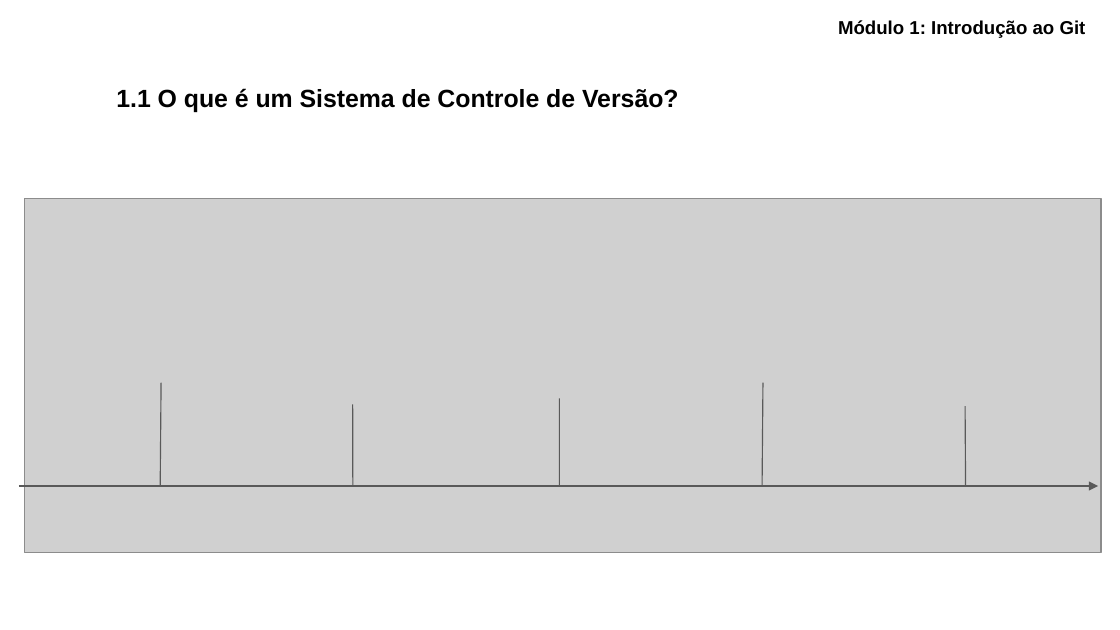
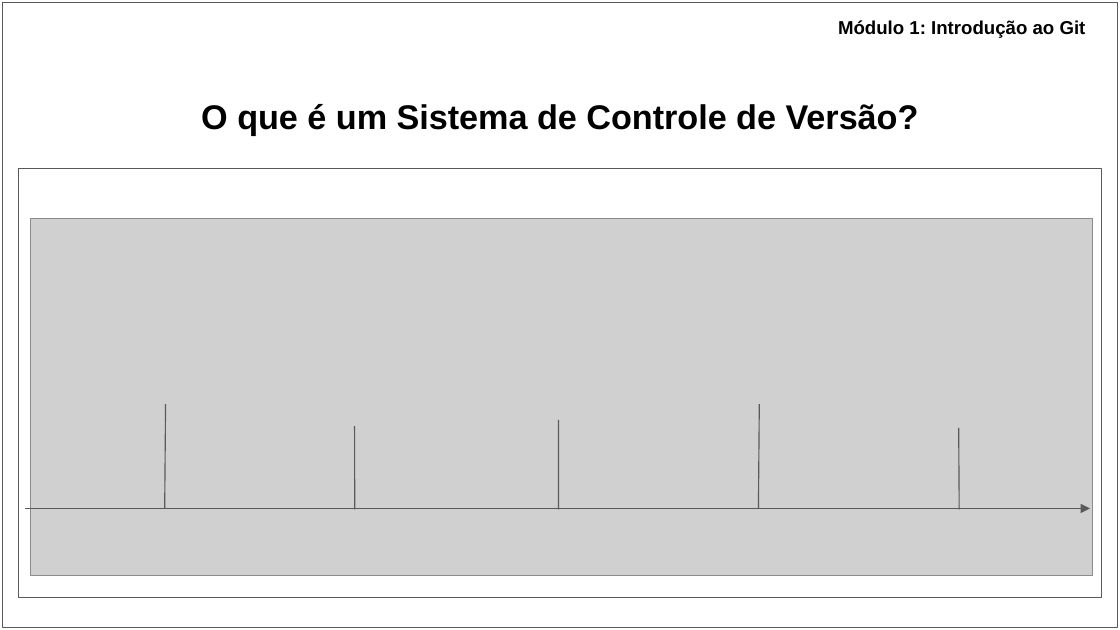
Before and after one commit to ryancunha13/Curso-Git-04, a slide deck: slide 3 of Materiais didáticos/Apresentação - Curso de Git_GitHub.pptx. Drawn at 1120x630 pixels with LibreOffice and Linux fonts; fonts in the diff are those of the drawing; grey boxes stand for pictures. Boxes give left, top, right and bottom in pixels: in the first picture for what was removed or moved away, otherwise in the second. Text is boxed around its words. In the diff, an @@ line names an element or a change of style, - is before the commit and + after.

```diff
--- a/Materiais didáticos/Apresentação - Curso de Git_GitHub.pptx
+++ b/Materiais didáticos/Apresentação - Curso de Git_GitHub.pptx
@@ rectangle added at bbox=[2, 2, 1118, 627], fill #FFFFFF, outline #595959 0.75 pt @@
@@ title at bbox=[201, 104, 919, 136]: text changed; size 16 to 22 pt @@
-1.1 O que é um Sistema de Controle de Versão?
+O que é um Sistema de Controle de Versão?
@@ rectangle added at bbox=[18, 169, 1101, 598], fill #FFFFFF, outline #595959 0.75 pt @@
@@ picture: place and size @@
-picture at bbox=[25, 198, 1102, 552]
+picture at bbox=[30, 218, 1093, 576]
@@ line moved from (161, 383) - (160, 486) to (166, 404) - (165, 508) @@
@@ line moved from (763, 383) - (762, 486) to (759, 404) - (758, 508) @@
@@ line moved from (353, 404) - (353, 487) to (355, 427) - (355, 510) @@
@@ line moved from (560, 399) - (559, 487) to (559, 420) - (559, 510) @@
@@ line moved from (965, 407) - (965, 487) to (959, 428) - (959, 510) @@
@@ arrow moved from (19, 486) - (1099, 486) to (26, 508) - (1090, 508) @@
```
Also in this commit, not shown: 38 other slides changed, 9 slides added, 3 other files.
